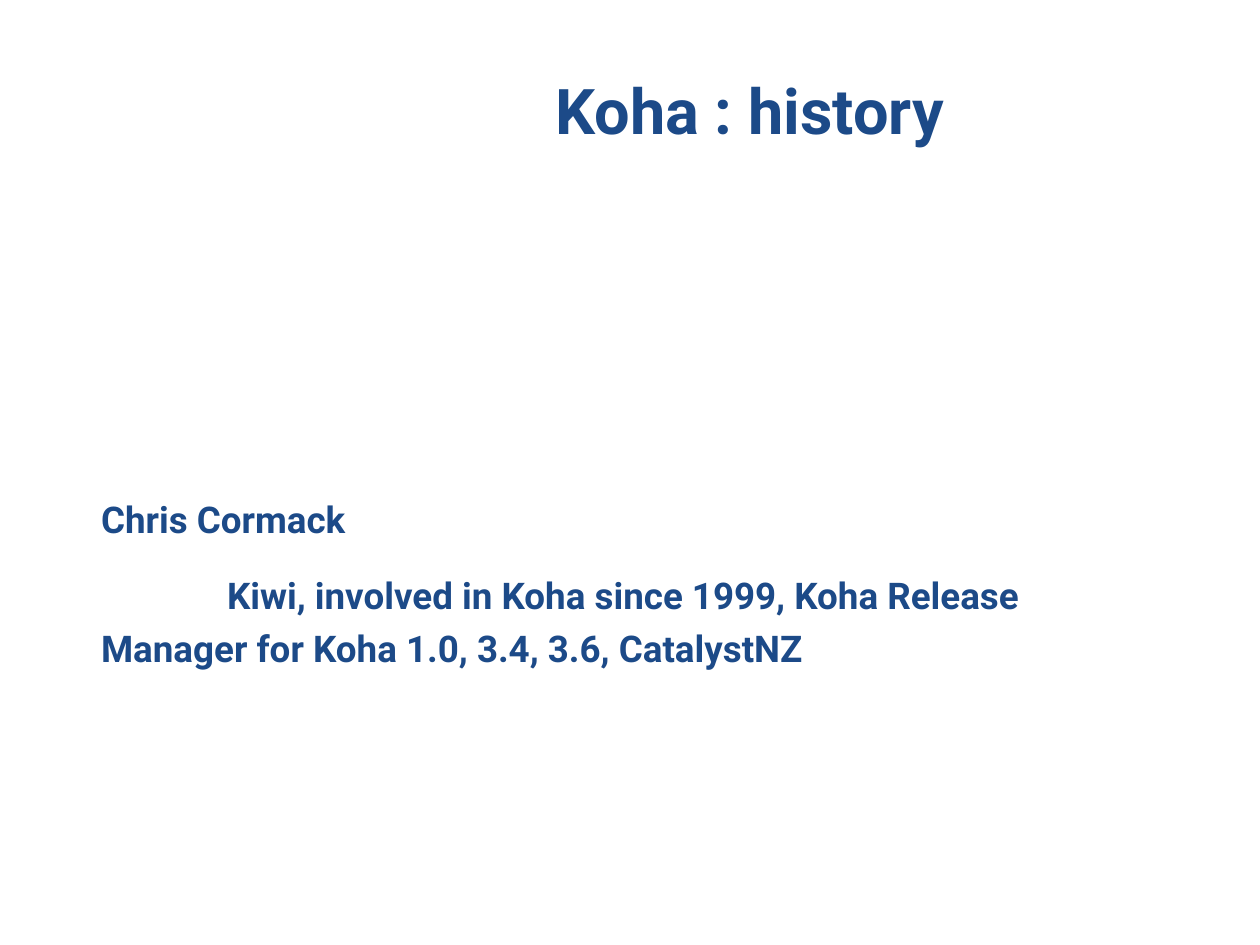
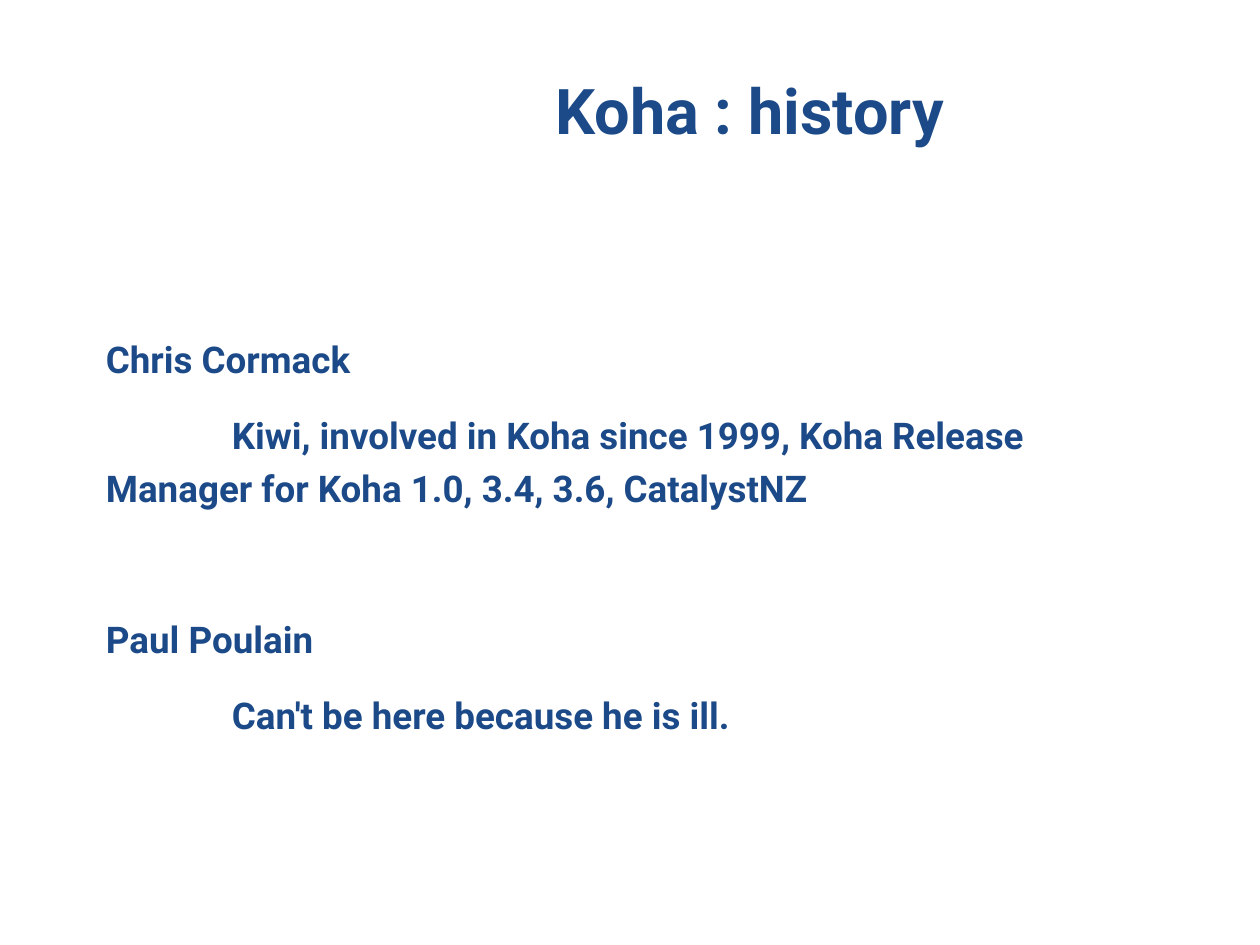
Before and after one commit to ranginui/presentation, a slide deck: slide 1 of kohacon15/history/history.odp. Drawn at 1260x945 pixels with LibreOffice and Linux fonts; fonts in the diff are those of the drawing; background and template pictures are left out. Boxes give left, top, right and bottom in pixels: in the first picture for what was removed or moved away, otherwise in the second. Text is boxed around its words. In the diff, an @@ line names an element or a change of style, - is before the commit and + after.

```diff
--- a/kohacon15/history/history.odp
+++ b/kohacon15/history/history.odp
@@ subtitle "Chris Cormack": place and size @@
-subtitle "Chris Cormack" at bbox=[101, 505, 1018, 670]
+subtitle "Chris Cormack" at bbox=[106, 345, 1023, 730]
@@ subtitle at bbox=[106, 625, 730, 730]: paragraphs added @@
+Paul Poulain
+Can't be here because he is ill.
```
Also in this commit, not shown: 1 other file.
